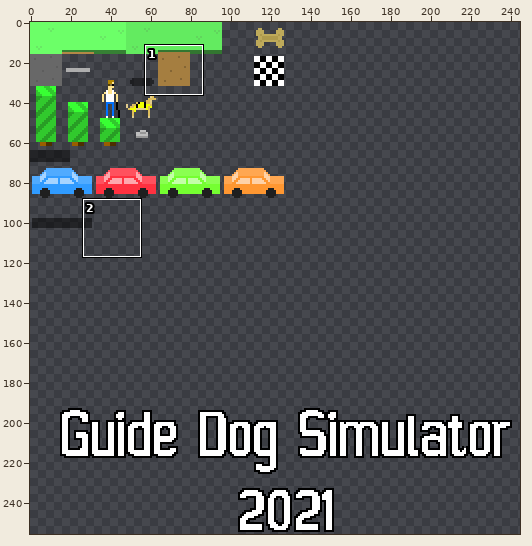
File history of a sprite sheet, art/tiles.png. Above, an overview of the earlier version with the close-up marked.
Close-up. First the earlier version:
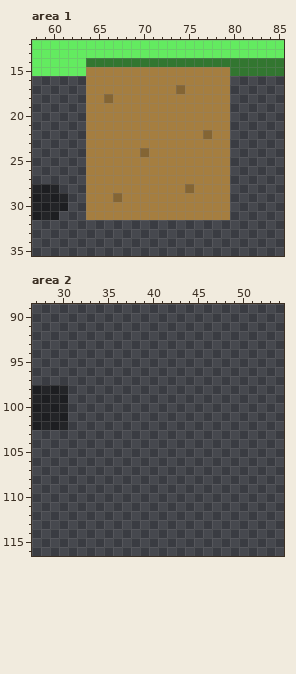
The file is 256x256 pixels. Pixels under 10% opacity are left out. Colours within 5 levels of each other are drawn and written as one. Shown: area 1: x 58..85, y 12..35; area 2: x 27..54, y 89..116. The wide view leaves out empty margins.
Now the later version:
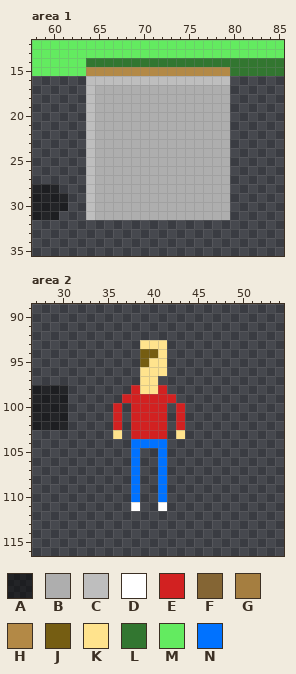
Palette (. is transparent): A #0000007f  B #aeaeae  C #bebebe  D #ffffff  E #d22121  F #846534  G #a57e40  H #b38946  J #755d12  K #ffe38d  L #327630  M #63eb60  N #0072ff
Change:
--- area 1
@@ x 58..85 @@
 14 MMMMMMLLLLLLLLLLLLLLLLLLLLLL
-15 MMMMMMGGGGGGGGGGGGGGGGLLLLLL
-16 ......GGGGGGGGGGGGGGGG......
-17 ......GGGGGGGGGGFGGGGG......
-18 ......GGFGGGGGGGGGGGGG......
-19 ......GGGGGGGGGGGGGGGG......
-20 ......GGGGGGGGGGGGGGGG......
-21 ......GGGGGGGGGGGGGGGG......
-22 ......GGGGGGGGGGGGGFGG......
-23 ......GGGGGGGGGGGGGGGG......
-24 ......GGGGGGFGGGGGGGGG......
-25 ......GGGGGGGGGGGGGGGG......
-26 ......GGGGGGGGGGGGGGGG......
-27 ......GGGGGGGGGGGGGGGG......
-28 AAA...GGGGGGGGGGGFGGGG......
-29 AAAA..GGGFGGGGGGGGGGGG......
-30 AAAA..GGGGGGGGGGGGGGGG......
-31 AAA...GGGGGGGGGGGGGGGG......
+15 MMMMMMHHHHHHHHHHHHHHHHLLLLLL
+16 ......CCCCCCCCCCCCCCCC......
+17 ......CBBBBBBBBBBBBBBB......
+18 ......CBBBBBBBBBBBBBBB......
+19 ......CBBBBBBBBBBBBBBB......
+20 ......CBBBBBBBBBBBBBBB......
+21 ......CBBBBBBBBBBBBBBB......
+22 ......CBBBBBBBBBBBBBBB......
+23 ......CBBBBBBBBBBBBBBB......
+24 ......CBBBBBBBBBBBBBBB......
+25 ......CBBBBBBBBBBBBBBB......
+26 ......CBBBBBBBBBBBBBBB......
+27 ......CBBBBBBBBBBBBBBB......
+28 AAA...CBBBBBBBBBBBBBBB......
+29 AAAA..CBBBBBBBBBBBBBBB......
+30 AAAA..CBBBBBBBBBBBBBBB......
+31 AAA...CBBBBBBBBBBBBBBB......
 32 ............................
--- area 2
@@ x 34..45 @@
  92 ............
- 93 ............
- 94 ............
- 95 ............
- 96 ............
- 97 ............
- 98 ............
- 99 ............
-100 ............
-101 ............
-102 ............
-103 ............
-104 ............
-105 ............
-106 ............
-107 ............
-108 ............
-109 ............
-110 ............
-111 ............
+ 93 .....KKK....
+ 94 .....JJK....
+ 95 .....JKK....
+ 96 .....KKK....
+ 97 .....KK.....
+ 98 ....EKKE....
+ 99 ...EEEEEE...
+100 ..E.EEEE.E..
+101 ..E.EEEE.E..
+102 ..E.EEEE.E..
+103 ..K.EEEE.K..
+104 ....NNNN....
+105 ....N..N....
+106 ....N..N....
+107 ....N..N....
+108 ....N..N....
+109 ....N..N....
+110 ....N..N....
+111 ....D..D....
 112 ............
Boxes around the changes in both close-ups, in picture pixels (x1, y1, x2, y2):
changed: (86, 67, 230, 220)
added: (113, 340, 185, 511)
